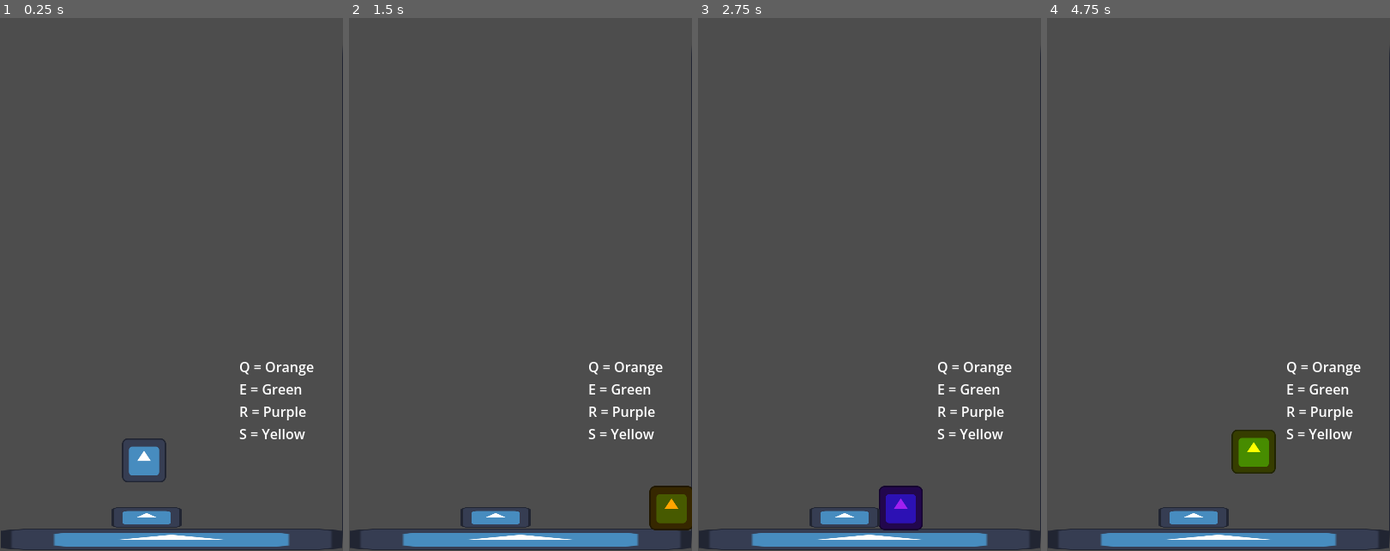
Above: before the commit, frames 1-4 (left to right).
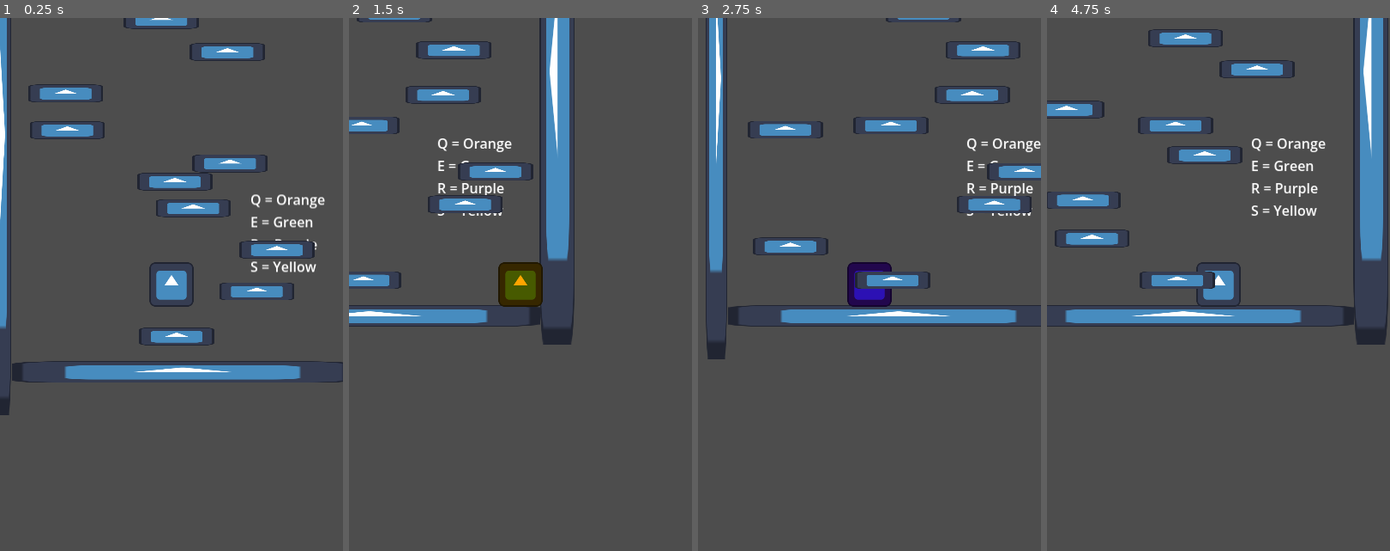
Above: after the commit, the same moments.

Repository: Abbby1007/Melanotaenia-4.0
Game: Godot game, scene res://Levels/tutorial.tscn
Two runs of this game, one before a commit and one after it. Both use one fixed random seed, a clock stepped at 60 frames per second and the inputs below. The engine's default icon, where the game draws it, is replaced by a stand-in: a white triangle on a blue panel in a dark square.
Inputs (mouse positions are in pixels of both pictures, inside the frame that each line leads up to):
- Up to frame 1 (0.25 s): no input
- Up to frame 2 (1.5 s): tap Enter at 0.5 s; move the mouse to (595, 257) at 0.52 s; hold Right (move_right) from 0.53 s (still down); tap E (green) at 0.6 s; click (595, 257) at 0.67 s; tap Space (Jump) at 0.77 s; move the mouse to (451, 311) at 1.27 s; tap Q (orange) at 1.35 s
- Up to frame 3 (2.75 s): tap Space (Jump) at 1.52 s; move the mouse to (903, 167) at 2.02 s; release Right (move_right) at 2.03 s; hold Left (move_left) from 2.03 s (still down); tap R (purple) at 2.1 s
- Up to frame 4 (4.75 s): move the mouse to (1201, 391) at 2.77 s; release Left (move_left) at 2.78 s; hold Right (move_right) 2.78-4.28 s; tap S (yellow) at 2.85 s; click (1201, 391) at 2.92 s; tap Space (Jump) at 3.02, 3.77, 4.52 s; move the mouse to (1321, 364) at 3.52 s; tap Alt at 3.6 s; move the mouse to (1115, 204) at 4.27 s; hold Left (move_left) from 4.28 s (still down); tap Shift at 4.35 s

The runs differ from the first frame. In frame 1, 13% of the frame differs, in the area x 0-100%, y 0-100%; in frame 2, 14%; in frame 3, 14%; in frame 4, 15%.

Commit message:
Basic script where the platforms spawn in

Diff:
--- a/Levels/tutorial.gd
+++ b/Levels/tutorial.gd
@@ -1,15 +1,20 @@
 extends Node2D
 
-var platform = preload("res://kill_platform.tscn")
-# Called when the node enters the scene tree for the first time.
-#func _ready() -> void:
-	#randomize()
-	#var y = 0
-	#while y > - 3000:
-		#var new_platforms = platform.instantiate()
-		##new_platforms.set_pos(Vector2(0,y))
-		#add_child(new_platforms)
-		#y -= randf_range(0,210)
+@onready var platform_container := $platform_container
+@onready var  platform_initial_position_y = $platform_container/killPlatform.position.y
+
+@export var platform_scene: PackedScene
+#45 - 357
+func level_generator(amount):
+	for items in amount:
+		platform_initial_position_y -= randf_range(36,54)
+		var new_platform = platform_scene.instantiate() as StaticBody2D
+		new_platform.position = Vector2(randf_range(45,357),platform_initial_position_y)
+		platform_container.add_child(new_platform)
+	print(amount)
+
+func _ready() -> void:
+	level_generator(20)
 
 # Called every frame. 'delta' is the elapsed time since the previous frame.
 func _process(delta: float) -> void:
--- a/Levels/tutorial.tscn
+++ b/Levels/tutorial.tscn
@@ -10,6 +10,7 @@
 
 [node name="Tutorial" type="Node2D" unique_id=489865250]
 script = ExtResource("1_hga2d")
+platform_scene = ExtResource("6_mscth")
 
 [node name="FloorWall" type="StaticBody2D" parent="." unique_id=312796801]
 position = Vector2(65, 555)
@@ -65,17 +66,14 @@
 S = Yellow"
 
 [node name="Player" parent="." unique_id=1764254399 instance=ExtResource("2_lalqu")]
-position = Vector2(168, 524)
+position = Vector2(187, 476)
 
-[node name="killPlatform" parent="." unique_id=1305971858 instance=ExtResource("6_mscth")]
-position = Vector2(171.00002, 581)
-scale = Vector2(0.44000125, 0.5200006)
+[node name="Camera2D" type="Camera2D" parent="Player" unique_id=839100496]
 
-[node name="killPlatform2" parent="." unique_id=1619791995 instance=ExtResource("6_mscth")]
-position = Vector2(782, 305.00003)
-scale = Vector2(0.44000125, 0.5200006)
+[node name="platform_container" type="Node2D" parent="." unique_id=901247753]
 
-[node name="killPlatform3" parent="." unique_id=1938964448 instance=ExtResource("6_mscth")]
-modulate = Color(0, 1, 0, 1)
-position = Vector2(812, 411)
-scale = Vector2(0.44000125, 0.5200006)
+[node name="killPlatform" parent="platform_container" unique_id=201136178 instance=ExtResource("6_mscth")]
+position = Vector2(193, 565.00006)
+
+[node name="killPlatform2" parent="platform_container" unique_id=1655643526 instance=ExtResource("6_mscth")]
+position = Vector2(191, 385.00006)
--- a/kill_platform.tscn
+++ b/kill_platform.tscn
@@ -4,13 +4,14 @@
 [ext_resource type="Script" uid="uid://cscqm2joi200q" path="res://kill_platform.gd" id="1_vansf"]
 
 [sub_resource type="RectangleShape2D" id="RectangleShape2D_inp12"]
-size = Vector2(0.08142264, 0.13489905)
+size = Vector2(0.08142264, 0.015020683)
 
 [sub_resource type="RectangleShape2D" id="RectangleShape2D_vansf"]
-size = Vector2(184, 290.24585)
+size = Vector2(172.38426, 21.578064)
 
 [node name="killPlatform" type="StaticBody2D" unique_id=201136178 groups=["paddles"]]
 position = Vector2(147, 185)
+scale = Vector2(0.47568172, 0.45028087)
 script = ExtResource("1_vansf")
 metadata/_edit_group_ = true
 
@@ -23,11 +24,12 @@
 scale = Vector2(-2259.8132, -348.40887)
 
 [node name="CollisionShape2D" type="CollisionShape2D" parent="Area2D" unique_id=926169051]
-position = Vector2(-0.040268794, -0.101891756)
+position = Vector2(-0.040268816, -0.04195261)
 scale = Vector2(0.9999999, 1)
 shape = SubResource("RectangleShape2D_inp12")
 
 [node name="CollisionShape2D" type="CollisionShape2D" parent="." unique_id=1883029204]
-position = Vector2(0, -0.22003174)
-scale = Vector2(1, 0.16000247)
+position = Vector2(-2.1023254, -21.713806)
+scale = Vector2(1, 0.16000246)
 shape = SubResource("RectangleShape2D_vansf")
+one_way_collision = true
